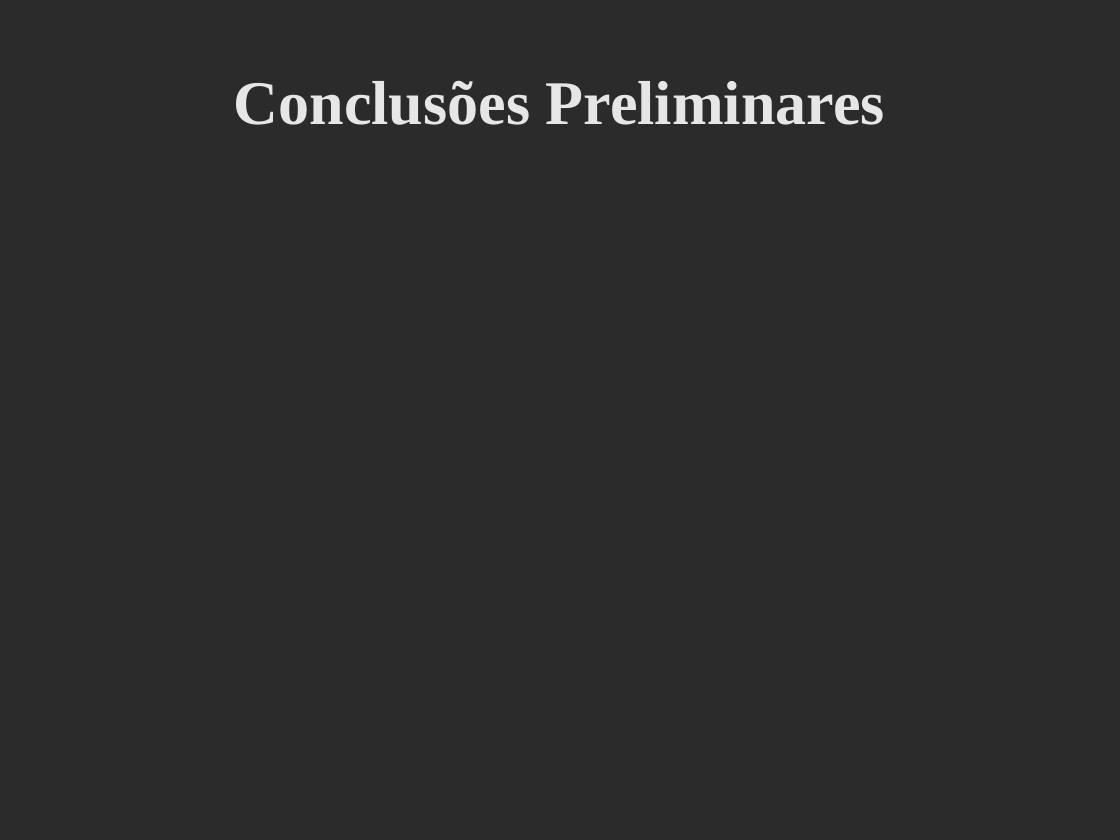
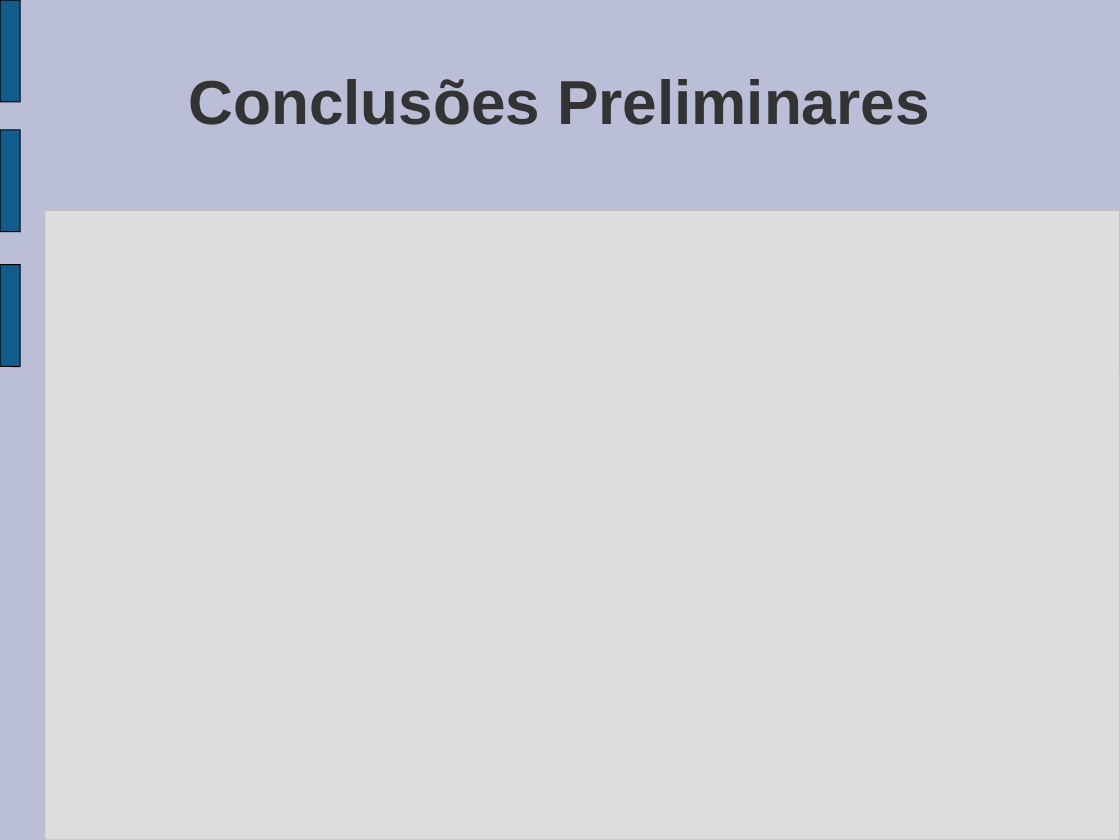
Before and after one commit to tonismar/tcc-tonismar, a slide deck: slide 11 of TCC/Monografia/SeminarioAndamento.ppt (slide 9 before the commit). Drawn at 1120x840 pixels with LibreOffice and Linux fonts; fonts in the diff are those of the drawing; background and template pictures are left out; a plain dark background stands for a picture behind light text. Boxes give left, top, right and bottom in pixels: in the first picture for what was removed or moved away, otherwise in the second. Text is boxed around its words. In the diff, an @@ line names an element or a change of style, - is before the commit and + after.

```diff
--- a/TCC/Monografia/SeminarioAndamento.ppt
+++ b/TCC/Monografia/SeminarioAndamento.ppt
@@ background picture (left out) to #BABED6 @@
@@ freeform shape added at [0,0,20,102], fill #125C8D, outline #000000 0.74 pt @@
@@ title "Conclusões Preliminares" at [189,79,929,125]: font Times New Roman to Arial, text colour #E6E6E6 to #333333 @@
@@ freeform shape added at [0,130,20,232], fill #125C8D, outline #000000 0.74 pt @@
@@ rounded rectangle added at [45,210,1120,840], fill #DDDDDD, outline #C0C0C0 0.74 pt @@
@@ freeform shape added at [0,264,20,366], fill #125C8D, outline #000000 0.74 pt @@
```
Also in this commit, not shown: 8 other slides changed, 2 slides added.
